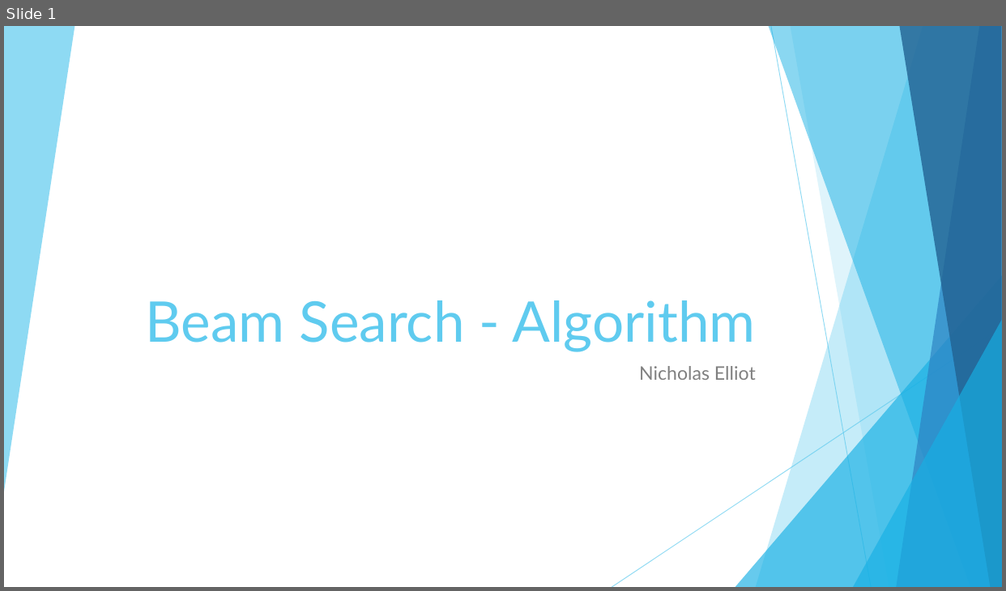
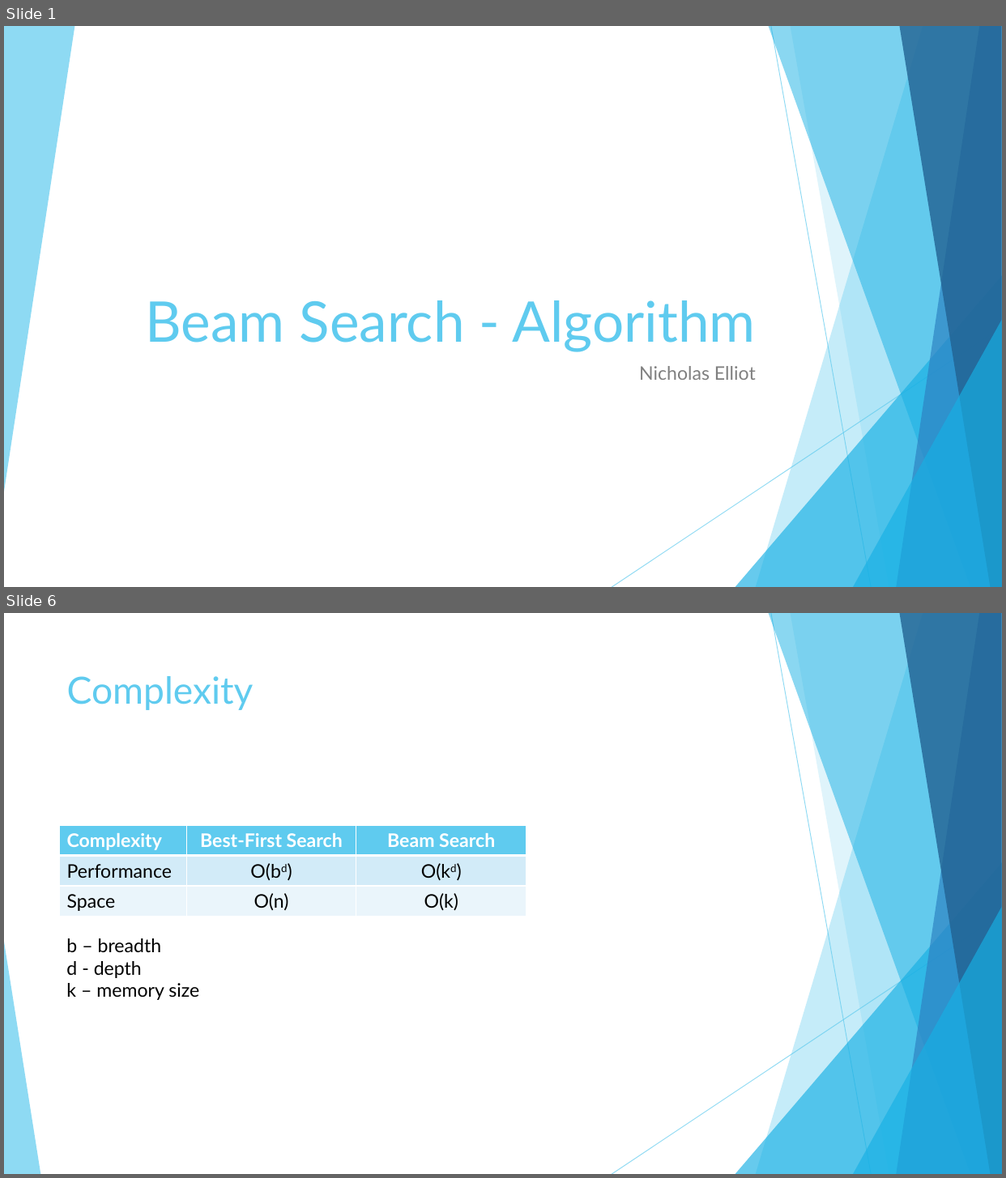
Before and after one commit to nbelliot/comp401, a slide deck: presentation2/Presentation.pptx. Shown one above the other, each under a label of ours: slide 1 before the commit, slides 1 and 6 after it; the slides between them are not shown. The pictures are 1006x591 and 1006x1178 pixels, drawn with LibreOffice and Linux fonts; fonts in the diff are those of the drawing. Boxes give left, top, right and bottom in pixels: in the first picture for what was removed or moved away, otherwise in the second. Text is boxed around its words. In the diff, an @@ line names an element or a change of style, - is before the commit and + after.

```diff
--- a/presentation2/Presentation.pptx
+++ b/presentation2/Presentation.pptx
@@ slide 6 added at (x1=4, y1=613, x2=1002, y2=1174), background #FFFFFF; not listed: 9 template elements that a slide beside it also shows @@
@@ title added at (x1=67, y1=676, x2=253, y2=710), 36 pt, text #5FCBEF @@
+Complexity
@@ table added at (x1=59, y1=825, x2=526, y2=917), 3 rows, 3 columns @@
+Complexity | Best-First Search | Beam Search
+Performance | O(bd) | O(kd)
+Space | O(n) | O(k)
@@ triangle added at (x1=4, y1=942, x2=40, y2=1174), fill #5FCBEF at 70% opacity @@
@@ text added at (x1=66, y1=939, x2=199, y2=1000), 18 pt, text #000000 @@
+b – breadth
+d - depth
+k – memory size
```
Also in this commit, not shown: 3 slides changed, 1 other slide added, 1 slide removed, 3 other files.
